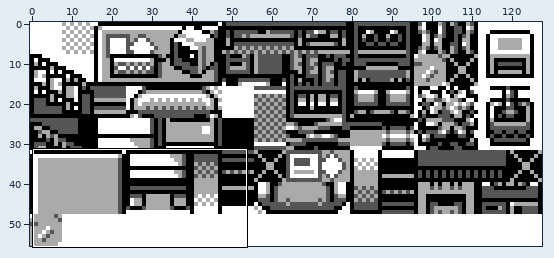
One commit to this sprite sheet: gfx/tilesets/facility.png. The picture above shows the old version from afar; the outline marks the close-up.
Close-up. Old version:
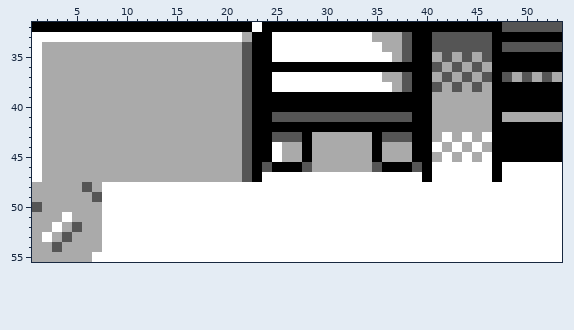
The file is 128x56 pixels. Shown: x 1..53, y 32..55.
And afterwards:
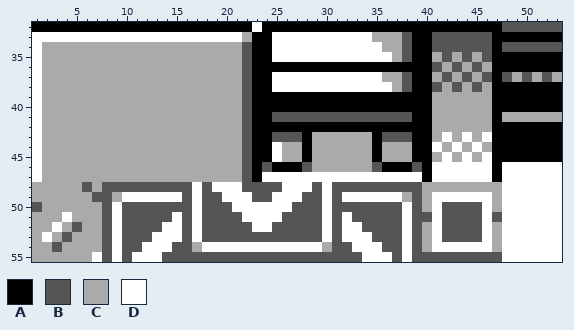
Palette (. is transparent): A #000000  B #555555  C #aaaaaa  D #ffffff
Difference:
Changed rows in their new state; - is an unchanged pixel.
first column x 8:
48 BBBBBBBBB-B---BBBB---B-BBBBBBBBBCCCCCCCC
49 BC------B-BB---BB---BB-B------CBC------C
50 B-BBBBBBB-BBB------BBB-BBBBBBB-BC-BBBB-C
51 B-BBBBB-B-BBBB----BBBB-B-BBBBB-BB-BBBB-B
52 B-BBBB--B-BBBBB--BBBBB-B--BBBB-BC-BBBB-C
53 B-BBB---B-BBBBBBBBBBBB-B---BBB-BC-BBBB-C
54 B-BB---BBC------------CBB---BB-BC------C
55 B-B---BBBBBBBBBBBBBBBBBBBB---B-BBBBBBBBB
Boxes around the changes in both close-ups, in picture pixels (x1, y1, x2, y2):
changed: (102, 182, 502, 262)
